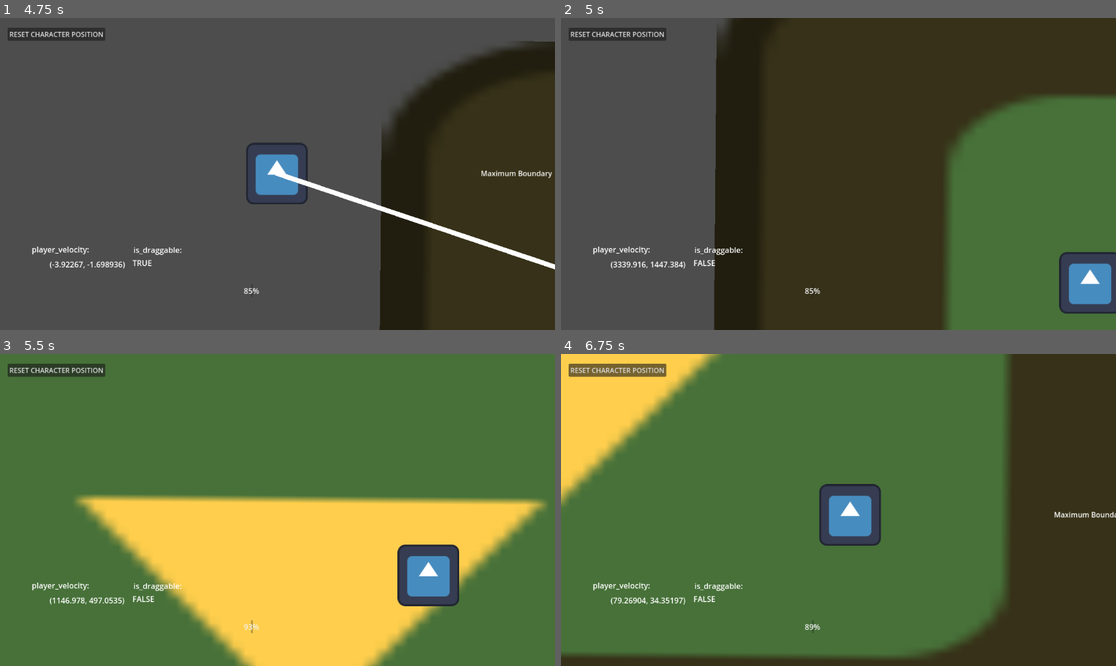
Above: before the commit, frames 1-4 (two rows, left to right).
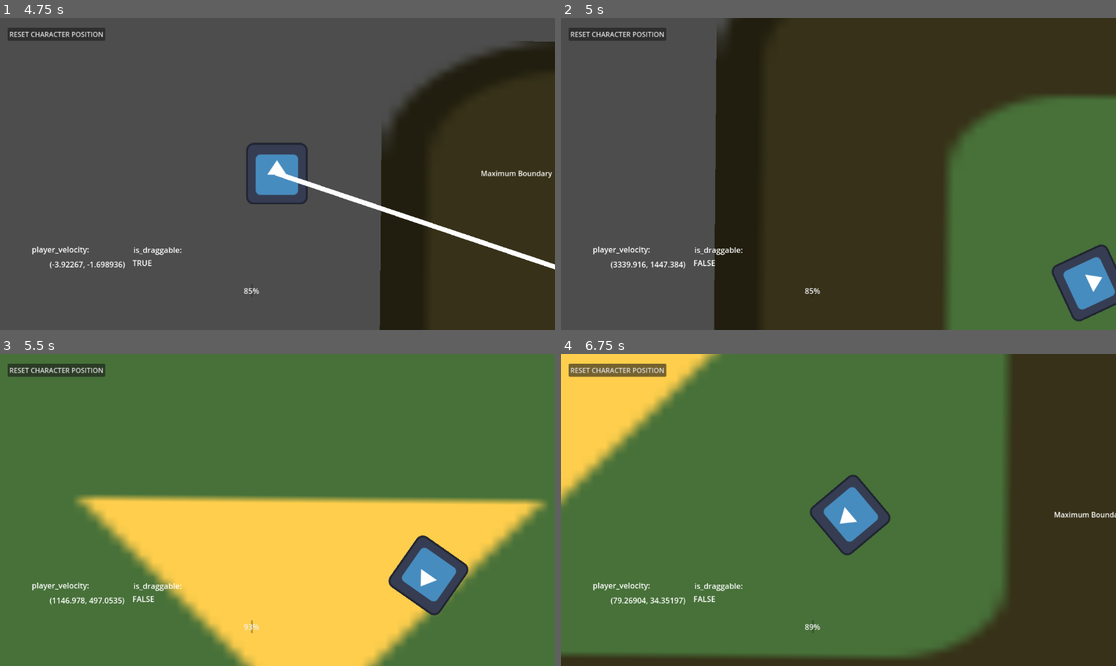
Above: after the commit, the same moments.

Repository: Some-People/SlowJam2024-Solar
Game: Godot game, scene res://Scenes/world.tscn
The game is run twice, just before and just after one commit, with the same random seed, the same clock (stepped at 60 frames per second) and the same inputs. The engine's default icon, where the game draws it, is replaced by a stand-in: a white triangle on a blue panel in a dark square.
Inputs (mouse positions are in pixels of both pictures, inside the frame that each line leads up to):
- Up to frame 1 (4.75 s): tap Enter at 0.5 s; drag from (277, 174) to (455, 248) at 0.52 s; drag from (183, 133) to (527, 283) at 1.27 s; move the mouse to (333, 105) at 2.02 s; press the mouse at (333, 105) at 2.03 s; release the mouse at (333, 105) at 2.75 s; drag from (249, 236) to (111, 127) at 2.77 s; move the mouse to (444, 220) at 3.52 s; press the mouse at (444, 220) at 3.53 s; release the mouse at (444, 220) at 4.25 s; drag from (111, 127) to (277, 174) at 4.27 s
- Up to frame 2 (5 s): no input
- Up to frame 3 (5.5 s): move the mouse to (305, 510) at 5.02 s; press the mouse at (305, 510) at 5.03 s
- Up to frame 4 (6.75 s): release the mouse at (866, 510) at 5.75 s; drag from (755, 432) to (727, 525) at 5.77 s; move the mouse to (960, 494) at 6.52 s; press the mouse at (960, 494) at 6.53 s

Frame 1 is identical in both runs. In frame 2, 1.0% of the frame differs, in the area x 88-100%, y 72-98%; in frame 3, 1.3%; in frame 4, 1.4%, in the area x 44-60%, y 38-65%.

Commit message:
Rotation while moving

Diff:
--- a/Scripts/player.gd
+++ b/Scripts/player.gd
@@ -19,8 +19,15 @@
 @onready var health_bar = get_parent().get_node("UI/HealthBar")
 
 func _physics_process(delta):
+	if direction > Vector2.ZERO:
+		$PlayerSprite.rotation_degrees +=5
+	elif direction <= Vector2.ZERO:
+		$PlayerSprite.rotation_degrees = 0
+		pass
+
+	health_bar.value = health_bar.value-life_loss_rate
+
 ##Slingshot movement inputs
-	health_bar.value = health_bar.value-life_loss_rate
 	if Input.is_action_pressed("click"):
 		if draggable:
 			if !max_pull:
